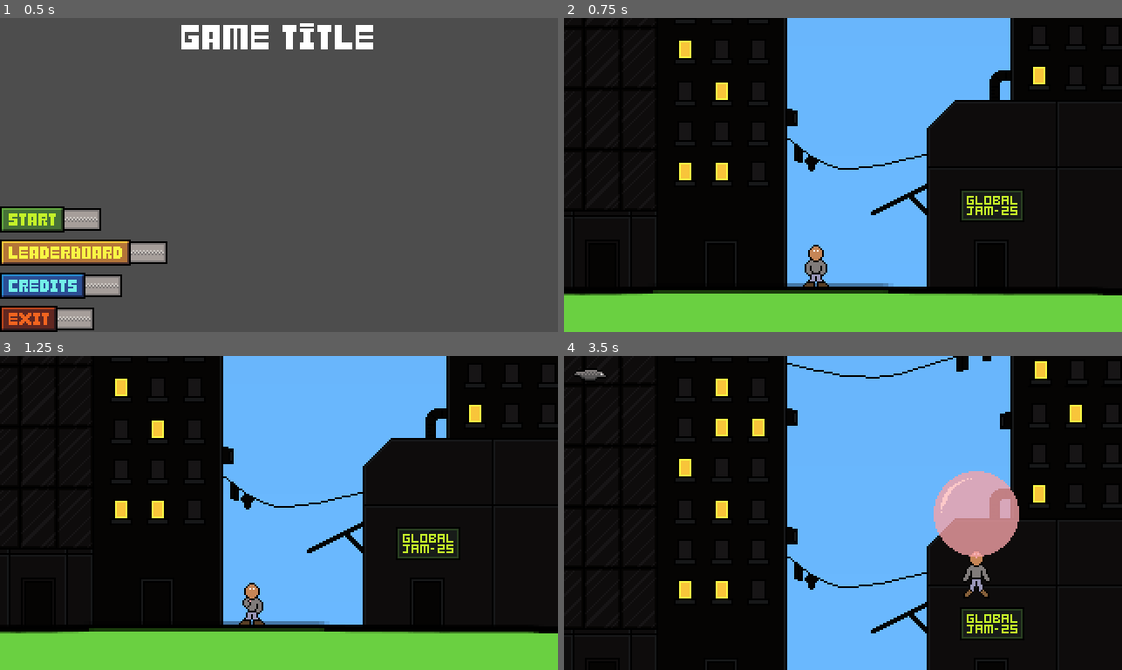
Above: before the commit, frames 1-4 (two rows, left to right).
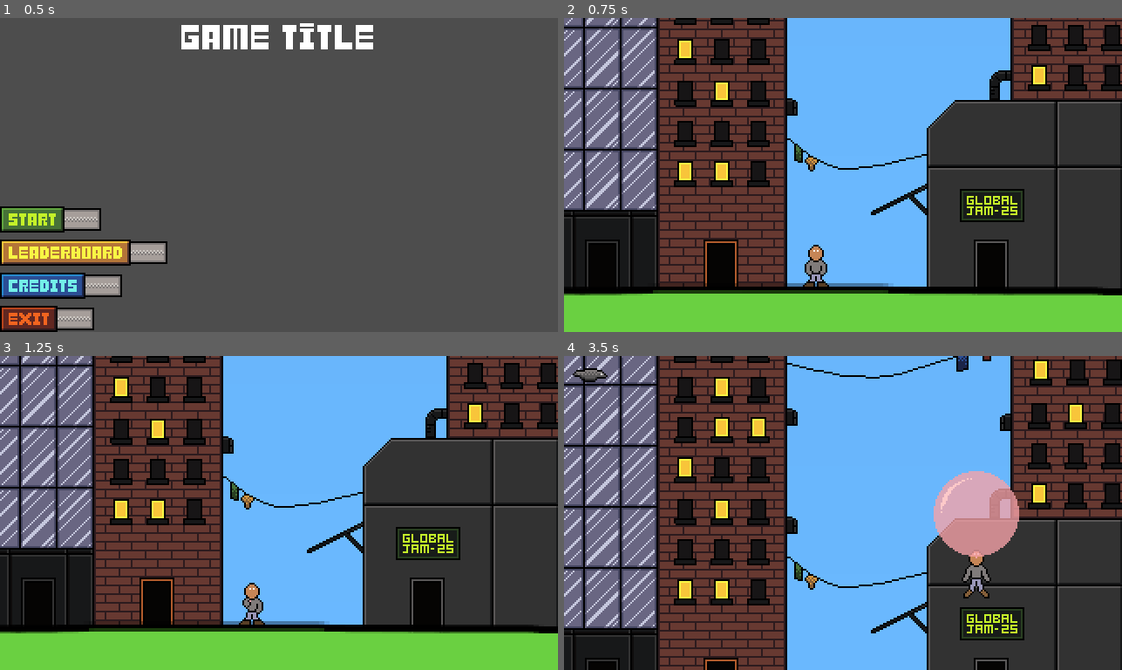
Above: after the commit, the same moments.

Repository: eagle-eye-scouter/GGJ_BubbleBlowing
Game: Godot game, scene res://scenes/main_menu.tscn
Same seed, same stepped clock (60 frames per second), same inputs: the game is played once before the commit and once after it.
Inputs (mouse positions are in pixels of both pictures, inside the frame that each line leads up to):
- Up to frame 1 (0.5 s): no input
- Up to frame 2 (0.75 s): click (647, 218) at 0.5 s
- Up to frame 3 (1.25 s): no input
- Up to frame 4 (3.5 s): tap Enter (ui_accept) at 1.25, 1.52, 2.27, 2.75 s; hold D (player_right) 1.28-2.03 s; hold Space (player_breath) 1.28-2.03 s; hold S (player_down) 2.03-2.78 s; tap Space (player_breath) at 2.1 s; hold D (player_right) from 2.78 s (still down); hold Space (player_breath) from 2.78 s (still down)

Frame 1 is identical in both runs. In frame 2, 46% of the frame differs, in the area x 0-100%, y 0-87%; in frame 3, 46%; in frame 4, 51%, in the area x 0-100%, y 0-100%.

Commit message:
Update asteroid speed, UID

Diff:
--- a/scenes/scroll_world.tscn
+++ b/scenes/scroll_world.tscn
@@ -1,6 +1,7 @@
 [gd_scene load_steps=18 format=3 uid="uid://llfd7a127fl6"]
 
 [ext_resource type="Script" path="res://scripts/scroll_world.gd" id="1_eiwcc"]
+[ext_resource type="Texture2D" uid="uid://cptq3c4mejg51" path="res://assets/sprites/city_2.png" id="2_0sb07"]
 [ext_resource type="PackedScene" uid="uid://b687vbeoimm0h" path="res://scenes/player.tscn" id="2_wuabt"]
 [ext_resource type="PackedScene" uid="uid://bbpbsq52fuimg" path="res://scenes/floor_grass.tscn" id="3_xqx3g"]
 [ext_resource type="Script" path="res://scripts/kill_zone.gd" id="4_f4p2y"]
@@ -8,9 +9,8 @@
 [ext_resource type="PackedScene" uid="uid://be5gtv3rimc1g" path="res://scenes/obstacles/bird.tscn" id="5_q1vn8"]
 [ext_resource type="PackedScene" uid="uid://bf0ojisur7uyr" path="res://scenes/obstacles/ufo.tscn" id="6_3hp1q"]
 [ext_resource type="PackedScene" uid="uid://nn5ehnsqv2po" path="res://scenes/obstacles/plane.tscn" id="7_rhndl"]
-[ext_resource type="PackedScene" uid="uid://crw3hh2yu5xwe" path="res://scenes/obstacles/asteroid.tscn" id="8_1kd0q"]
+[ext_resource type="PackedScene" uid="uid://cuqxd3qt0rcca" path="res://scenes/obstacles/asteroid.tscn" id="8_1kd0q"]
 [ext_resource type="Script" path="res://scripts/victory_area.gd" id="10_gxggg"]
-[ext_resource type="Texture2D" uid="uid://cf1rfkio8lg05" path="res://assets/sprites/city.png" id="10_xnh1p"]
 
 [sub_resource type="Gradient" id="Gradient_p0pkq"]
 interpolation_color_space = 2
@@ -37,7 +37,7 @@
 
 [node name="City" type="Sprite2D" parent="."]
 position = Vector2(160, -128)
-texture = ExtResource("10_xnh1p")
+texture = ExtResource("2_0sb07")
 offset = Vector2(0, -0.5)
 
 [node name="Background" type="Control" parent="."]
@@ -269,14 +269,14 @@
 [node name="Plane" parent="Dynamic/SpawnerAsteroid/Fleet" index="0" instance=ExtResource("8_1kd0q")]
 position = Vector2(-240, -176)
 scale = Vector2(-3, 3)
-velocity = 400.0
+velocity = 200.0
 direction = Vector2(1.3, -1)
 
 [node name="Plane2" parent="Dynamic/SpawnerAsteroid/Fleet" index="1" instance=ExtResource("8_1kd0q")]
 position = Vector2(-287, -566)
 rotation = 1.39626
 scale = Vector2(-3, 3)
-velocity = 400.0
+velocity = 200.0
 direction = Vector2(1.3, -1)
 
 [node name="SpawnerUFO" parent="Dynamic" instance=ExtResource("4_ptieh")]
Not shown: 1 places in scenes/obstacles/asteroid.tscn that only renumber resources
